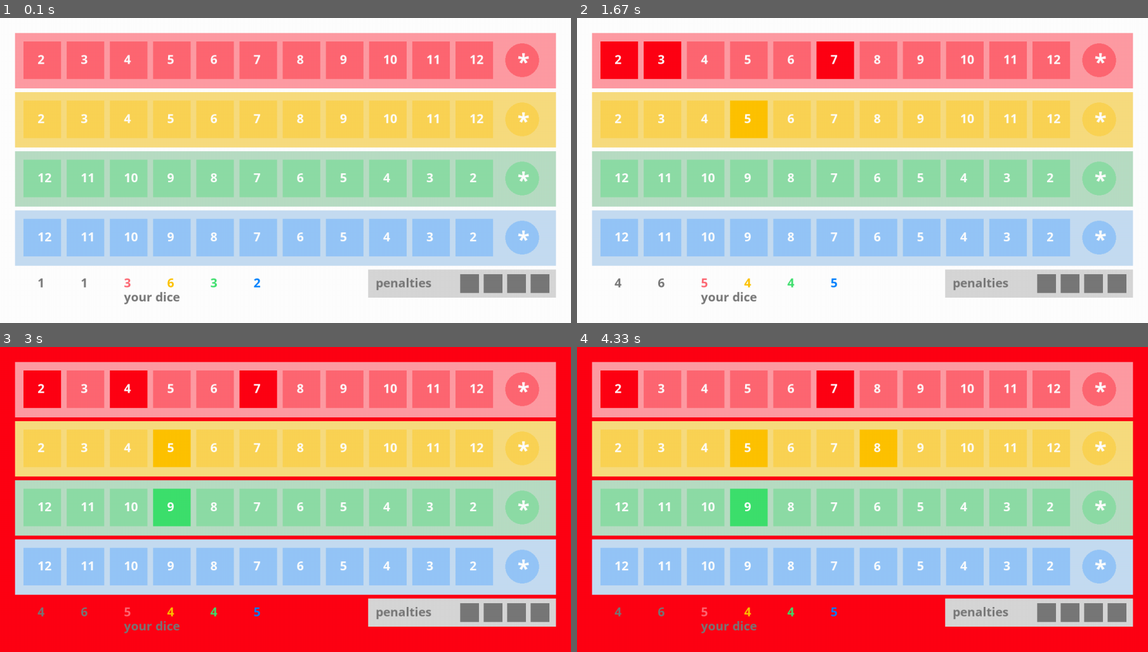
Above: before the commit, frames 1-4 (two rows, left to right).
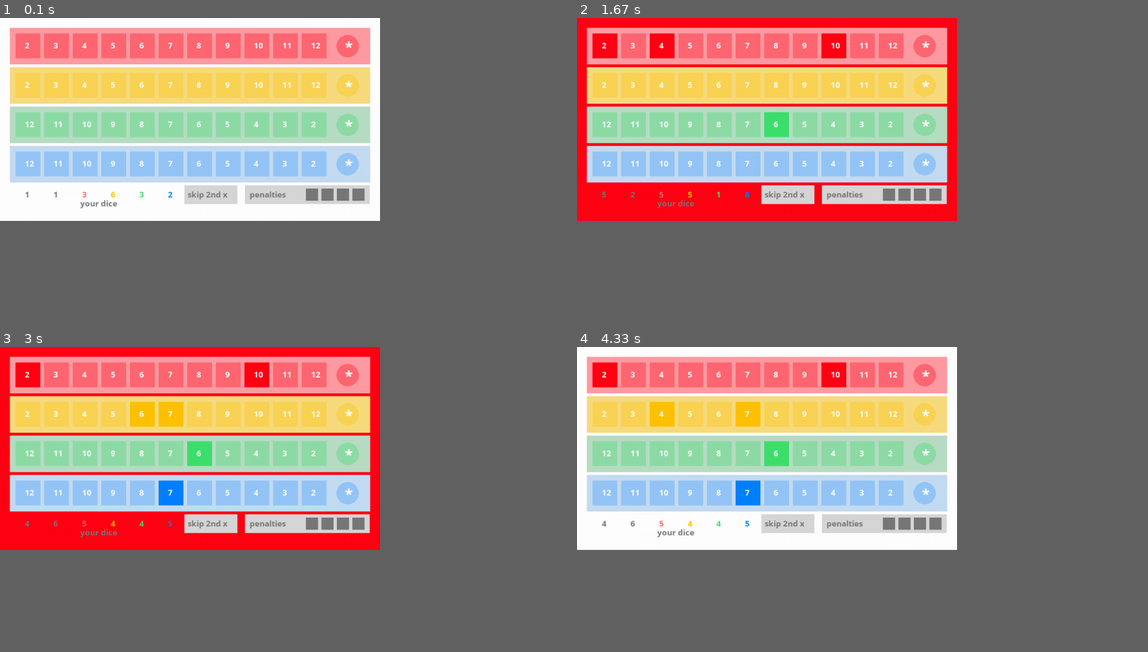
Above: after the commit, the same moments.

Repository: sjanetzki/qwixx-trainer
Game: pygame game, started from game.py
Two runs of this game, one before a commit and one after it. Both use one fixed random seed, a clock stepped at 60 frames per second and the inputs below.
Inputs (mouse positions are in pixels of both pictures, inside the frame that each line leads up to):
- Up to frame 1 (0.1 s): no input
- Up to frame 2 (1.67 s): click (765, 118) at 0.38 s; click "2" at 0.72 s; click (822, 48) at 1.05 s; click (668, 45) at 1.38 s
- Up to frame 3 (3 s): click (199, 380) at 1.72 s; click (171, 502) at 2.05 s; click (177, 414) at 2.38 s; click (137, 404) at 2.72 s
- Up to frame 4 (4.33 s): click (868, 429) at 3.05 s; click (885, 444) at 3.38 s; click (902, 487) at 3.72 s; click (656, 408) at 4.05 s
In our replay, the window is 900x481 before the commit and 599x320 after it. These sizes can differ from the game's own. Grey fills any space a smaller window leaves; there, only what the larger window draws over its background counts as a difference.

The runs differ from the first frame. In frame 1, 71% of the frame differs, in the area x 1-98%, y 3-94%; in frame 2, 76%; in frame 3, 72%; in frame 4, 76%, in the area x 0-98%, y 0-94%.

Commit message:
#2 Make UI scalable with scale factor and exterminate magic numbers

Diff:
--- a/ui_pygame.py
+++ b/ui_pygame.py
@@ -5,6 +5,8 @@
 class PyGameUi(object):
 
     pygame.init()
+
+    scale_factor = 2/3
 
     black = (0, 0, 0)  # upper- or lowercase letters?
     dark_grey = (120, 120, 120)
@@ -23,8 +25,39 @@
     green_vibrant = (62, 224, 109)
     red_vibrant = (255, 0, 20)
 
+    screen_x_length = int(1216 * scale_factor)
+    screen_y_length = int(650 * scale_factor)
+    box_x = int(32 * scale_factor)
+    box_y = box_x
+    box_y_distance = int(126 * scale_factor)
+    box_x_length = int(1152 * scale_factor)
+    box_y_length = int(118 * scale_factor)
+    button_length = int(80 * scale_factor)
+    button_x_distance = int(92 * scale_factor)
+    button_y = int(50 * scale_factor)
+    button_x = button_y
+    button_text_y = int(70 * scale_factor)
+    circle_diameter = int(72 * scale_factor)
+    circle_radius = circle_diameter // 2
+    circle_x = int(1112 * scale_factor)
+    circle_text_x_offset = int(-10 * scale_factor)
+    circle_y = int(90 * scale_factor)
+    circle_text_y_offset = int(6 * scale_factor)
+    penalty_box_x = int(784 * scale_factor)
+    penalty_box_y = (536 * scale_factor)
+    penalty_box_x_length = int(400 * scale_factor)
+    penalty_box_y_length = int(60 * scale_factor)
+    penalty_button_length = button_length // 2
+    penalty_button_x_offset = int(146 * scale_factor)
+    penalty_text_x_offset = int(16 * scale_factor)
+    penalty_text_y_offset = (penalty_box_y_length - penalty_button_length) // 2
+    skip_button_x = int(590 * scale_factor)
+    skip_button_x_length = int(170 * scale_factor)
+    dice_text_x_offset = int(225 * scale_factor)
+    dice_text_y_offset = int(40 * scale_factor)
+
     def __init__(self):
-        size = (1216, 650)
+        size = (PyGameUi.screen_x_length, PyGameUi.screen_y_length)
         self.screen = pygame.display.set_mode(size)
         self.is_mouse_down = False
         self.last_action = None
@@ -41,8 +74,8 @@
         else:
             self.screen.fill(PyGameUi.white)
 
-        font = pygame.font.SysFont('Comic Sans MS', 28, True, False)
-        lock = pygame.font.SysFont('Comic Sans MS', 50, True, False)
+        font = pygame.font.SysFont('Comic Sans MS', int(28 * PyGameUi.scale_factor), True, False)
+        lock = pygame.font.SysFont('Comic Sans MS', int(50 * PyGameUi.scale_factor), True, False)
 
         for row in range(4):
             for event in pygame.event.get():  # User did something
@@ -50,25 +83,42 @@
                     PyGameUi.close()
                     return
             inactive_color, background_color, active_color = PyGameUi.convert_number_to_color(row)
-            pygame.draw.rect(self.screen, background_color, [32, 32 + 126 * row, 1152, 118],
-                             0)  # box behind the buttons
+            pygame.draw.rect(self.screen, background_color,
+                             [PyGameUi.box_x, PyGameUi.box_y + PyGameUi.box_y_distance * row, PyGameUi.box_x_length,
+                              PyGameUi.box_y_length], 0)  # box behind the buttons
             for eyes in range(0, 11):
-                self.button(eyes, 80, 80, inactive_color, active_color)
+                self.button(eyes, PyGameUi.button_length, PyGameUi.button_length, inactive_color, active_color)
                 text = font.render("{}".format(int(eyes + 2)), True, PyGameUi.white)
                 if row < 2:
-                    self.screen.blit(text, [80 + 92 * eyes, 126 * row + 70])
+                    self.screen.blit(text, [PyGameUi.button_length + PyGameUi.button_x_distance * eyes,
+                                            PyGameUi.box_y_distance * row + PyGameUi.button_text_y])
                 else:
-                    self.screen.blit(text, [80 + 92 * (10 - eyes), 126 * row + 70])
-            self.button(12, 72, 72, inactive_color, active_color, True)
+                    self.screen.blit(text, [PyGameUi.button_length + PyGameUi.button_x_distance * (10 - eyes),
+                                            PyGameUi.box_y_distance * row + PyGameUi.button_text_y])
+            self.button(12, PyGameUi.circle_diameter, PyGameUi.circle_diameter, inactive_color, active_color, True)
             text = lock.render("*", True, PyGameUi.white)
-            self.screen.blit(text, [1102, 90 * (row + 1) + 36 * row - 30])
+            self.screen.blit(text, [PyGameUi.circle_x + PyGameUi.circle_text_x_offset,
+                                    PyGameUi.circle_y * (row + 1) + PyGameUi.circle_radius * (
+                                                row - 1) + PyGameUi.circle_text_y_offset])
 
         # draw penalties
-        pygame.draw.rect(self.screen, PyGameUi.light_grey, [784, 536, 400, 60], 0)
+        pygame.draw.rect(self.screen, PyGameUi.light_grey,
+                         [PyGameUi.penalty_box_x, PyGameUi.penalty_box_y, PyGameUi.penalty_box_x_length,
+                          PyGameUi.penalty_box_y_length], 0)
         for eyes in range(1, 5):
-            self.button(eyes, 40, 40, PyGameUi.dark_grey, PyGameUi.black)
+            self.button(eyes, PyGameUi.penalty_button_length, PyGameUi.penalty_button_length, PyGameUi.dark_grey,
+                        PyGameUi.black)
         text = font.render("penalties", True, PyGameUi.dark_grey)
-        self.screen.blit(text, [800, 546])
+        self.screen.blit(text, [PyGameUi.penalty_box_x + PyGameUi.penalty_text_x_offset,
+                                PyGameUi.penalty_box_y + PyGameUi.penalty_text_y_offset])
+
+        pygame.draw.rect(self.screen, PyGameUi.light_grey,
+                         [PyGameUi.skip_button_x, PyGameUi.penalty_box_y, PyGameUi.skip_button_x_length,
+                          PyGameUi.penalty_box_y_length], 0)
+        # self.button(0, 50, 20, PyGameUi.light_grey, PyGameUi.dark_grey) # todo
+        text = font.render("skip 2nd x", True, PyGameUi.dark_grey)
+        self.screen.blit(text, [PyGameUi.skip_button_x + PyGameUi.penalty_text_y_offset,
+                                PyGameUi.penalty_box_y + PyGameUi.penalty_text_y_offset])
 
         self._render_dice(font)
 
@@ -79,10 +129,13 @@
     def _render_dice(self, font):
         for dice in range(len(self.lst_eyes)):
             text = font.render("{}".format(self.lst_eyes[dice]), True, self.convert_number_to_color(dice, True))
-            self.screen.blit(text, [80 + 92 * dice, 546])
+            self.screen.blit(text,
+                             [PyGameUi.button_length + PyGameUi.button_x_distance * dice,
+                              PyGameUi.penalty_box_y + PyGameUi.penalty_text_y_offset])
 
         text = font.render("your dice", True, PyGameUi.dark_grey)
-        self.screen.blit(text, [80 + 92 * 2, 576])
+        self.screen.blit(text, [PyGameUi.box_x + PyGameUi.dice_text_x_offset,
+                                PyGameUi.penalty_box_y + PyGameUi.dice_text_y_offset])
 
     def get_turn(self):
         while self.last_action is None:
@@ -158,22 +211,27 @@
     @staticmethod
     def convert_coordinates_to_eyes(row, x):
         if row in (PyGameUi.red_vibrant, PyGameUi.yellow_vibrant):
-            return ((x - 50) // 92) + 2  # + 2 because eyes in index from 0 -11 -> 2 - 13
+            return (x - PyGameUi.button_x) // PyGameUi.button_x_distance + 2  # + 2 because eyes in index from 0 -11 -> 2 - 13
         elif row in (PyGameUi.green_vibrant, PyGameUi.blue_vibrant):
-            return 12 - ((x - 50) // 92)  # eyes originally in index from 0 -11 -> 12 - 1
-        else:
-            return (x - 930) // 50
+            return 12 - ((x - PyGameUi.button_x) // PyGameUi.button_x_distance)  # eyes originally in index from 0 -11 -> 12 - 1
+        else:  # penalties
+            return (x - PyGameUi.penalty_box_x - PyGameUi.penalty_button_x_offset) // (
+                        PyGameUi.penalty_button_length + PyGameUi.penalty_text_y_offset)
 
     @staticmethod
     def convert_eyes_to_coordinates(row, eyes, circle):
-        assert(row in range(5))
+        assert (row in range(5))
         if circle:
-            return 1112, (90 * (row + 1) + 36 * row)
+            return (PyGameUi.circle_x, PyGameUi.circle_y * (row + 1) + PyGameUi.circle_radius * row)
         if row < 2:
-            return (50 + 92 * eyes), (50 * (row + 1) + 76 * row)    # x, y
+            return (PyGameUi.button_x + PyGameUi.button_x_distance * eyes,
+                    PyGameUi.button_y * (row + 1) + (PyGameUi.box_y_distance - PyGameUi.button_y) * row)  # x, y
         if row < 4:
-            return (50 + 92 * (10 - eyes)), (50 * (row + 1) + 76 * row) # todo why 10 and not 12?
-        return (930 + 50 * eyes), 546
+            return (PyGameUi.button_x + PyGameUi.button_x_distance * (10 - eyes)), (PyGameUi.button_y * (row + 1) + (
+                    PyGameUi.box_y_distance - PyGameUi.button_y) * row)  # todo why 10 and not 12?
+        return (PyGameUi.penalty_box_x + PyGameUi.penalty_button_x_offset + (
+                PyGameUi.penalty_button_length + PyGameUi.penalty_text_y_offset) * eyes,
+                PyGameUi.penalty_box_y + PyGameUi.penalty_text_y_offset)
 
     @staticmethod
     def convert_color_to_row(color):
@@ -214,8 +272,6 @@
                 return PyGameUi.light_grey, PyGameUi.dark_grey, PyGameUi.black
 
 
-
-
 if __name__ == "__main__":
     pygame_board = PyGameUi()
     pygame_board.show_background()
